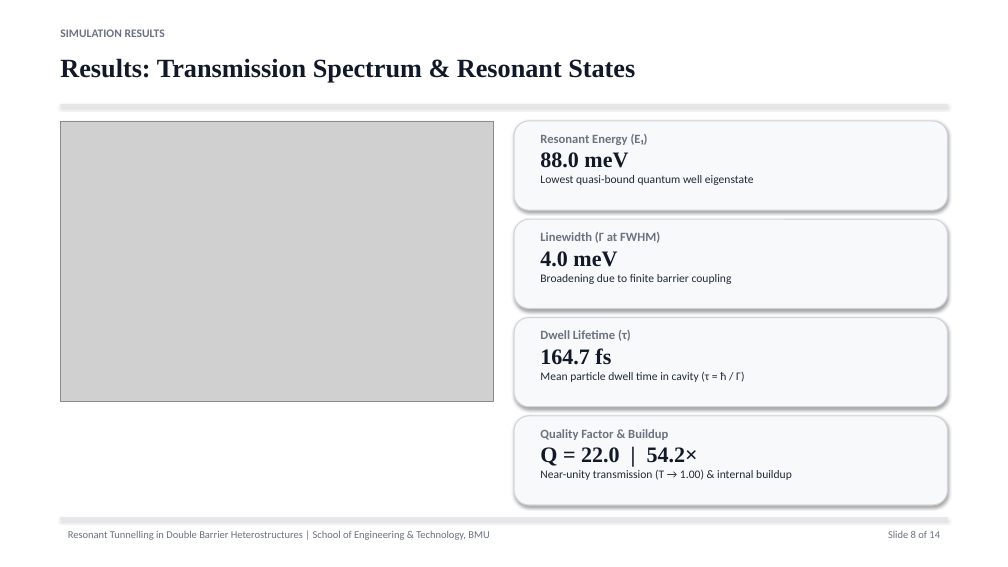
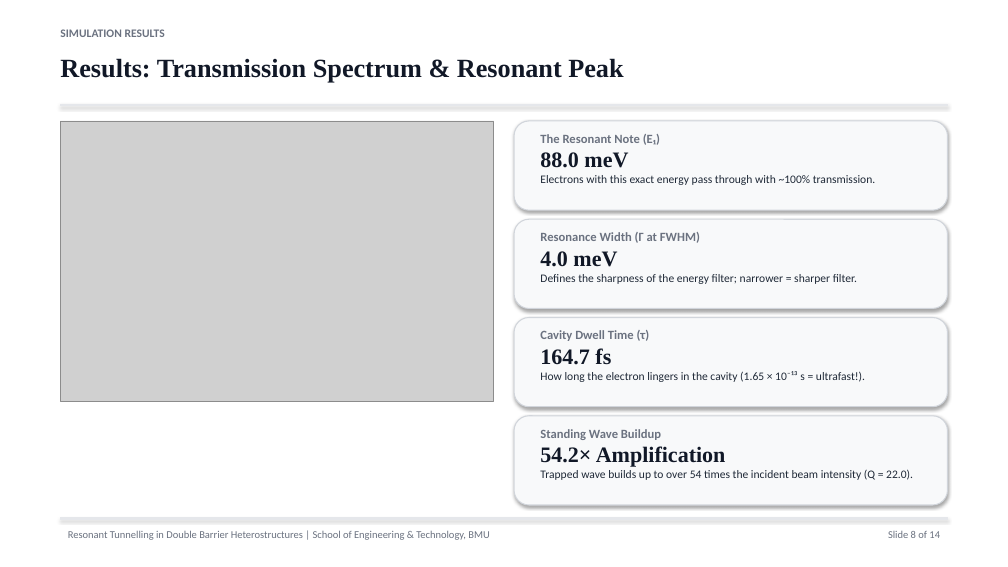
Before and after one commit to Anantgoel2005/double-barrier-simulation, a slide deck: slide 8 of Resonant_Tunnelling_Presentation.pptx. Drawn at 1008x567 pixels with LibreOffice and Linux fonts; fonts in the diff are those of the drawing; grey boxes stand for pictures. Boxes give left, top, right and bottom in pixels: in the first picture for what was removed or moved away, otherwise in the second. Text is boxed around its words. In the diff, an @@ line names an element or a change of style, - is before the commit and + after.

```diff
--- a/Resonant_Tunnelling_Presentation.pptx
+++ b/Resonant_Tunnelling_Presentation.pptx
@@ text at [60,58,623,83]: text changed @@
-Results: Transmission Spectrum & Resonant States
+Results: Transmission Spectrum & Resonant Peak
@@ text at [540,134,660,145]: text changed @@
-Resonant Energy (E₁)
+The Resonant Note (E₁)
@@ text at [540,175,875,185]: text changed @@
-Lowest quasi-bound quantum well eigenstate
+Electrons with this exact energy pass through with ~100% transmission.
@@ text at [540,232,700,243]: text changed @@
-Linewidth (Γ at FWHM)
+Resonance Width (Γ at FWHM)
@@ text at [540,274,857,284]: text changed @@
-Broadening due to finite barrier coupling
+Defines the sharpness of the energy filter; narrower = sharper filter.
@@ text at [540,330,650,341]: text changed @@
-Dwell Lifetime (τ)
+Cavity Dwell Time (τ)
@@ text at [540,371,865,382]: text changed @@
-Mean particle dwell time in cavity (τ = ħ / Γ)
+How long the electron lingers in the cavity (1.65 × 10⁻¹³ s = ultrafast!).
@@ text at [540,429,913,480]: text changed @@
-Quality Factor & Buildup
-Q = 22.0 | 54.2×
-Near-unity transmission (T → 1.00) & internal buildup
+Standing Wave Buildup
+54.2× Amplification
+Trapped wave builds up to over 54 times the incident beam intensity (Q = 22.0).
```
Also in this commit, not shown: 12 other slides changed, 5 other files.
